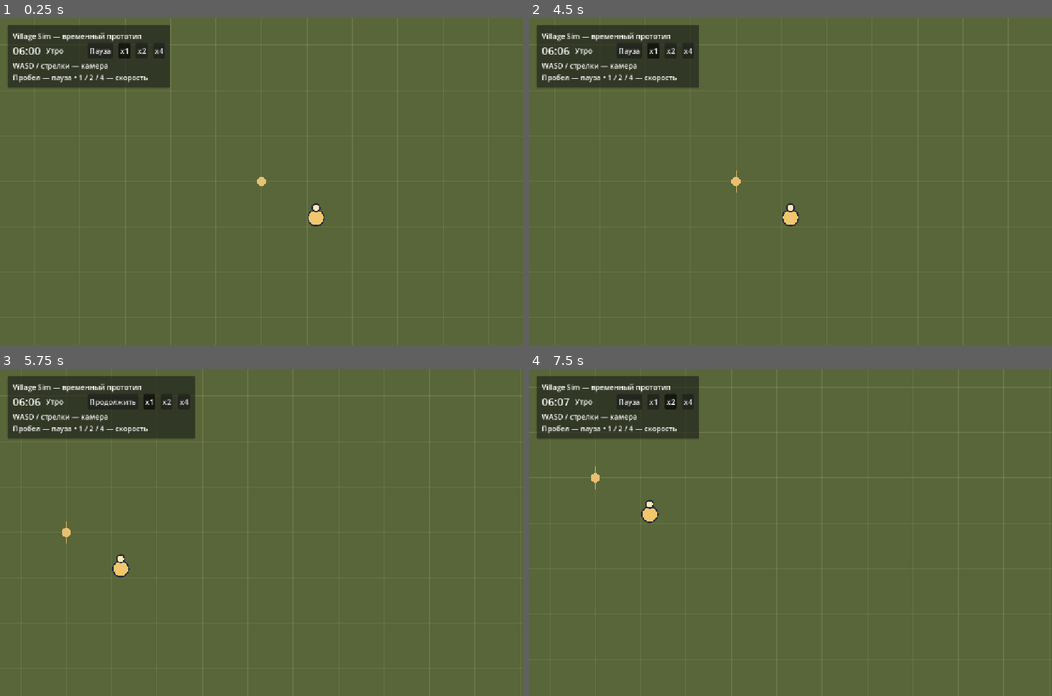
Above: before the commit, frames 1-4 (two rows, left to right).
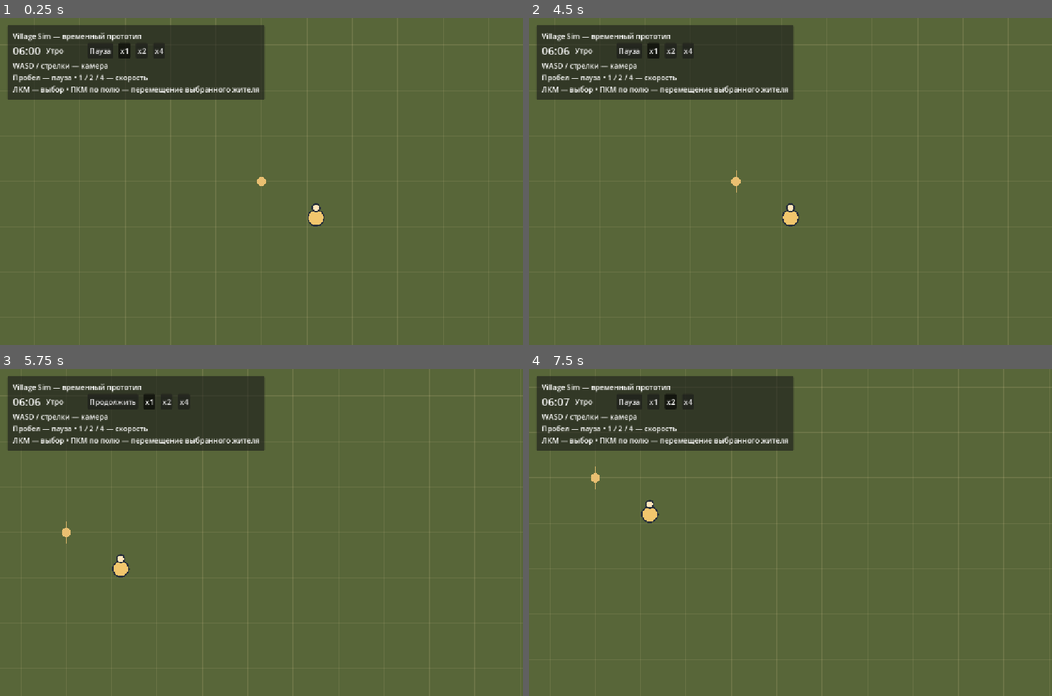
Above: after the commit, the same moments.

Repository: vladlopata5/village-sim
Game: Godot game, scene res://scenes/main.tscn
Two runs of this game, one before a commit and one after it. Both use one fixed random seed, a clock stepped at 60 frames per second and the inputs below.
Inputs (mouse positions are in pixels of both pictures, inside the frame that each line leads up to):
- Up to frame 1 (0.25 s): no input
- Up to frame 2 (4.5 s): click "Пауза" at 0.5 s; click "Продолжить" at 1.25 s; click "x1" at 2 s; click "x2" at 2.75 s; click "x4" at 3.5 s; tap Enter at 4.25 s; move the mouse to (905, 165) at 4.27 s; hold D from 4.28 s (still down); tap 1 at 4.35 s; click (905, 165) at 4.42 s
- Up to frame 3 (5.75 s): tap Space at 4.52 s; release D at 5 s; click "x1" at 5 s
- Up to frame 4 (7.5 s): click "x2" at 5.75 s; click "x4" at 6.5 s; tap Space at 7.25 s; move the mouse to (685, 548) at 7.27 s; hold S from 7.28 s (still down); tap 2 at 7.35 s; click (685, 548) at 7.42 s

The runs differ from the first frame. In frame 1, 5.2% of the frame differs, in the area x 1-51%, y 2-25%; in frame 2, 5.2%; in frame 3, 4.3%; in frame 4, 5.2%.

Commit message:
Add temporary manual resident movement with time controls

Diff:
--- a/scripts/main.gd
+++ b/scripts/main.gd
@@ -2,6 +2,7 @@
 const ResidentData = preload("res://scripts/resident_data.gd")
 const ResidentView2D = preload("res://scenes/resident_view_2d.tscn")
 var resident_data: ResidentData
+var resident_view: Node2D
 @onready var game_time = $GameTime
 @onready var field = $World/Field
 @onready var resident_selection = $ResidentSelection
@@ -58,7 +59,7 @@
 		row.add_child(button)
 		speed_buttons.append(button)
 	var help := Label.new()
-	help.text = "WASD / стрелки — камера\nПробел — пауза • 1 / 2 / 4 — скорость"
+	help.text = "WASD / стрелки — камера\nПробел — пауза • 1 / 2 / 4 — скорость\nЛКМ — выбор • ПКМ по полю — перемещение выбранного жителя"
 	column.add_child(help)
 	_update_pause()
 
@@ -104,13 +105,22 @@
 	view.setup(resident_data)
 	view.position = Vector2(120, 80)
 	view.selection_requested.connect(resident_selection.select)
+	view.set_time_speed(game_time.speed_multiplier)
+	game_time.speed_changed.connect(view.set_time_speed)
+	resident_view = view
 	$World.add_child(view)
 
 func _unhandled_input(event: InputEvent) -> void:
-	# A resident consumes its click before this parent receives it.
-	# UI also consumes clicks, so only empty field clicks reach this handler.
-	if event is InputEventMouseButton and event.pressed and event.button_index == MOUSE_BUTTON_LEFT:
-		var field_point: Vector2 = field.get_global_transform_with_canvas().affine_inverse() * event.position
-		if field.FIELD.has_point(field_point):
-			resident_selection.clear()
-			get_viewport().set_input_as_handled()
+	# UI and resident selection consume their clicks before this parent.
+	if not event is InputEventMouseButton or not event.pressed:
+		return
+	if event.button_index not in [MOUSE_BUTTON_LEFT, MOUSE_BUTTON_RIGHT]:
+		return
+	var field_point: Vector2 = field.get_global_transform_with_canvas().affine_inverse() * event.position
+	if not field.FIELD.has_point(field_point):
+		return
+	if event.button_index == MOUSE_BUTTON_LEFT:
+		resident_selection.clear()
+	elif is_instance_valid(resident_view) and resident_selection.selected_resident == resident_view.resident_data:
+		resident_view.move_to(field.to_global(field_point))
+	get_viewport().set_input_as_handled()
--- a/scripts/resident_view_2d.gd
+++ b/scripts/resident_view_2d.gd
@@ -3,6 +3,10 @@
 const ResidentData = preload("res://scripts/resident_data.gd")
 signal selection_requested(data: ResidentData)
 var resident_data: ResidentData
+@export_range(1.0, 1000.0) var movement_speed: float = 120.0
+var target_position: Vector2 = Vector2.ZERO
+var has_movement_target: bool = false
+var _time_speed: int = 1
 
 func setup(data: ResidentData) -> void:
 	resident_data = data
@@ -25,3 +29,21 @@
 		if local_point.length() <= 19.0 or local_point.distance_to(Vector2(0, -22)) <= 10.0:
 			selection_requested.emit(resident_data)
 			get_viewport().set_input_as_handled()
+
+## Temporary command API, independent of mouse input or resident traits.
+func move_to(world_target: Vector2) -> void:
+	target_position = world_target
+	has_movement_target = not global_position.is_equal_approx(target_position)
+
+func set_time_speed(multiplier: int) -> void:
+	if multiplier in [1, 2, 4]:
+		_time_speed = multiplier
+
+func _process(delta: float) -> void:
+	# This view processes input on pause, but never advances paused movement.
+	if get_tree().paused or not has_movement_target or delta <= 0.0:
+		return
+	global_position = global_position.move_toward(target_position, movement_speed * _time_speed * delta)
+	if global_position.is_equal_approx(target_position):
+		global_position = target_position
+		has_movement_target = false
--- /dev/null
+++ b/tests/test_resident_movement.gd
@@ -0,0 +1,131 @@
+extends SceneTree
+var failures: int = 0
+
+func _initialize() -> void:
+	call_deferred("_run")
+
+func check(condition: bool, message: String) -> void:
+	if not condition:
+		failures += 1
+		push_error(message)
+
+func click_at(point: Vector2, button: MouseButton = MOUSE_BUTTON_RIGHT) -> void:
+	var motion := InputEventMouseMotion.new()
+	motion.position = point
+	root.push_input(motion, true)
+	for pressed in [true, false]:
+		var event := InputEventMouseButton.new()
+		event.position = point
+		event.button_index = button
+		event.pressed = pressed
+		root.push_input(event, true)
+
+func _run() -> void:
+	var scene = load("res://scenes/main.tscn").instantiate()
+	root.add_child(scene)
+	await process_frame
+	await process_frame
+	var view = scene.get_node("World/ResidentView2D")
+	var selection = scene.get_node("ResidentSelection")
+	var clock = scene.get_node("GameTime")
+	var card = scene.get_node("HUD/ResidentCard")
+	var field: Node2D = scene.get_node("World/Field")
+	var camera: Camera2D = scene.get_node("World/Camera2D")
+	view.set_process(false)
+	clock.set_process(false)
+	var origin: Vector2 = view.global_position
+	var field_target := Vector2(-200, 100)
+	click_at(field.get_global_transform_with_canvas() * field_target)
+	check(not view.has_movement_target, "Right click without selection does nothing")
+	click_at(view.get_global_transform_with_canvas() * Vector2.ZERO, MOUSE_BUTTON_LEFT)
+	click_at(field.get_global_transform_with_canvas() * field_target)
+	check(view.has_movement_target and view.target_position.is_equal_approx(field.to_global(field_target)), "Right click assigns the selected resident's target")
+	check(selection.selected_resident == scene.resident_data and card.visible, "Movement command preserves selection and card")
+	# Controlled frame intervals test speed scaling using the real frame callback.
+	for multiplier in [1, 2, 4]:
+		view.global_position = origin
+		view.move_to(origin + Vector2(1000, 0))
+		clock.set_speed(multiplier)
+		view._process(0.5)
+		check(view.global_position.is_equal_approx(origin + Vector2(60 * multiplier, 0)), "Distance at x%d" % multiplier)
+	# Equal elapsed time with different frame sizes yields equal movement.
+	clock.set_speed(1)
+	view.global_position = origin
+	view.move_to(origin + Vector2(1000, 0))
+	for _frame in range(4):
+		view._process(0.25)
+	var slow_frames: Vector2 = view.global_position
+	view.global_position = origin
+	view.move_to(origin + Vector2(1000, 0))
+	for _frame in range(8):
+		view._process(0.125)
+	check(view.global_position.is_equal_approx(slow_frames), "Movement independent of frame count")
+	view.global_position = origin
+	view.move_to(origin + Vector2(300, 400))
+	view._process(0.5)
+	check(is_equal_approx(view.global_position.distance_to(origin), 60.0), "Diagonal has the same constant speed")
+	view.move_to(origin + Vector2(-10, -10))
+	view._process(10.0)
+	check(view.global_position.is_equal_approx(origin + Vector2(-10, -10)) and not view.has_movement_target, "Stops at target without overshoot")
+	var stopped_position: Vector2 = view.global_position
+	view._process(10.0)
+	check(view.global_position == stopped_position, "Remains stopped after arrival")
+	view.global_position = origin
+	view.move_to(origin + Vector2(1000, 0))
+	for multiplier in [1, 2, 4]:
+		clock.set_speed(multiplier)
+		view._process(0.25)
+	check(view.global_position.is_equal_approx(origin + Vector2(210, 0)), "Speed changes apply during motion")
+	# Let real engine frames run during pause: input stays active, movement does not.
+	clock.toggle_pause()
+	view.set_process(true)
+	var paused_position: Vector2 = view.global_position
+	await create_timer(0.1, true).timeout
+	check(view.global_position == paused_position, "Actual paused frames never move resident")
+	view.set_process(false)
+	view._process(30.0)
+	check(view.global_position == paused_position, "Paused frame never accumulates movement")
+	clock.set_speed(2)
+	var paused_target := Vector2(-100, 150)
+	click_at(field.get_global_transform_with_canvas() * paused_target)
+	check(view.target_position.is_equal_approx(field.to_global(paused_target)), "New target can be assigned on pause")
+	check(view.global_position == paused_position, "Command on pause does not move resident")
+	clock.toggle_pause()
+	view._process(0.125)
+	var expected_resume: Vector2 = paused_position.move_toward(view.target_position, 30.0)
+	check(view.global_position.is_equal_approx(expected_resume), "Resume advances one current frame without catch-up")
+	# UI must not leak right clicks into movement commands.
+	var target_before_ui: Vector2 = view.target_position
+	click_at(card.name_label.get_global_rect().get_center())
+	click_at(scene.pause_button.get_global_rect().get_center())
+	check(view.target_position == target_before_ui and selection.selected_resident == scene.resident_data, "Right clicks on UI do not issue movement commands")
+	camera.position = Vector2(200, 100)
+	camera.force_update_scroll()
+	await process_frame
+	var camera_target := Vector2(-150, 180)
+	click_at(field.get_global_transform_with_canvas() * camera_target)
+	check(view.target_position.is_equal_approx(field.to_global(camera_target)), "Target coordinates account for camera movement")
+	camera.position = Vector2(1500, 0)
+	camera.force_update_scroll()
+	await process_frame
+	var previous_target: Vector2 = view.target_position
+	click_at(field.get_global_transform_with_canvas() * Vector2(1900, 200))
+	check(view.target_position == previous_target, "Clicks outside the field are ignored")
+	# Run real unpaused frames to confirm automatic movement is wired.
+	camera.position = Vector2.ZERO
+	camera.force_update_scroll()
+	view.global_position = origin
+	view.move_to(origin + Vector2(1000, 0))
+	view.set_process(true)
+	await create_timer(0.1, true).timeout
+	view.set_process(false)
+	check(view.global_position.x > origin.x, "Actual unpaused frames move resident")
+	# Clearing selection does not turn off an already issued command.
+	selection.clear()
+	view._process(0.125)
+	check(view.has_movement_target and not card.visible, "Issued command continues independently of selection")
+	var data = scene.resident_data
+	check(data.hunger == 20 and data.fatigue == 35 and data.mood == 65 and data.traits.size() == 3, "Movement never changes states or traits")
+	scene.queue_free()
+	print("Movement checks: ", "PASS" if failures == 0 else "FAIL (%d)" % failures)
+	quit(0 if failures == 0 else 1)
Not shown, added: tests/test_resident_movement.gd.uid
Not shown, changed: docs/DECISIONS.md
Not shown, changed: docs/PHASE_2.md
